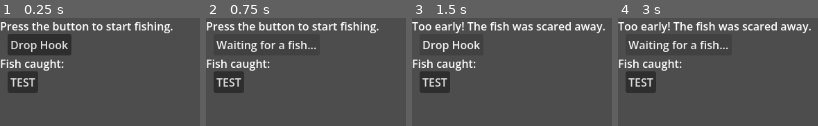
Above: before the commit, frames 1-4 (left to right).
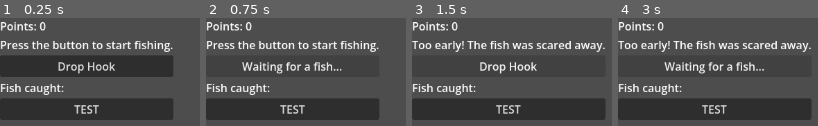
Above: after the commit, the same moments.

Repository: fehudma/godot_projects
Game: Godot game, scene res://Scenes/Main.tscn
Same seed, same stepped clock (60 frames per second), same inputs: the game is played once before the commit and once after it.
Inputs:
- Up to frame 1 (0.25 s): no input
- Up to frame 2 (0.75 s): click "Drop Hook" at 0.5 s
- Up to frame 3 (1.5 s): click "Waiting for a fish..." at 1.25 s
- Up to frame 4 (3 s): click "TEST" at 2 s; click "Drop Hook" at 2.75 s

The runs differ from the first frame. In frame 1, 46% of the frame differs, in the area x 0-87%, y 3-95%; in frame 2, 30%; in frame 3, 32%; in frame 4, 33%.
Error before the commit: Invalid access to property or key 'name' on a base object of type 'Dictionary'. (res://Scenes/main.gd:117)
Error after the commit: Invalid access to property or key 'name' on a base object of type 'Dictionary'. (res://Scenes/main.gd:127)

Commit message:
added a vboxcontainer node for the labels and buttons

Diff:
--- a/Scenes/Main.tscn
+++ b/Scenes/Main.tscn
@@ -9,26 +9,30 @@
 offset_bottom = 40.0
 script = ExtResource("1_r150o")
 
-[node name="StatusLabel" type="Label" parent="." unique_id=8678457]
+[node name="VBoxContainer" type="VBoxContainer" parent="." unique_id=82801274]
 layout_mode = 0
 offset_right = 40.0
-offset_bottom = 23.0
+offset_bottom = 40.0
+
+[node name="PointsLabel" type="Label" parent="VBoxContainer" unique_id=1328436338]
+layout_mode = 2
+text = "Points: 0"
+
+[node name="StatusLabel" type="Label" parent="VBoxContainer" unique_id=8678457]
+layout_mode = 2
 text = "Press the button to start fishing."
 
-[node name="ActionButton" type="Button" parent="." unique_id=270715807]
-layout_mode = 0
-offset_left = 11.0
-offset_top = 23.0
-offset_right = 103.0
-offset_bottom = 54.0
+[node name="ActionButton" type="Button" parent="VBoxContainer" unique_id=270715807]
+layout_mode = 2
 text = "Drop Hook"
 
-[node name="ScoreLabel" type="Label" parent="." unique_id=1125970195]
-layout_mode = 0
-offset_top = 54.0
-offset_right = 97.0
-offset_bottom = 77.0
+[node name="ScoreLabel" type="Label" parent="VBoxContainer" unique_id=1125970195]
+layout_mode = 2
 text = "Fish caught: "
+
+[node name="TestButton" type="Button" parent="VBoxContainer" unique_id=938500006]
+layout_mode = 2
+text = "TEST"
 
 [node name="BiteTimer" type="Timer" parent="." unique_id=879209207]
 one_shot = true
@@ -36,15 +40,7 @@
 [node name="CatchTimer" type="Timer" parent="." unique_id=426701782]
 one_shot = true
 
-[node name="TestButton" type="Button" parent="." unique_id=938500006]
-layout_mode = 0
-offset_left = 11.0
-offset_top = 77.0
-offset_right = 19.0
-offset_bottom = 85.0
-text = "TEST"
-
-[connection signal="pressed" from="ActionButton" to="." method="_on_action_button_pressed"]
+[connection signal="pressed" from="VBoxContainer/ActionButton" to="." method="_on_action_button_pressed"]
+[connection signal="pressed" from="VBoxContainer/TestButton" to="." method="_on_test_button_pressed"]
 [connection signal="timeout" from="BiteTimer" to="." method="_on_bite_timer_timeout"]
 [connection signal="timeout" from="CatchTimer" to="." method="_on_catch_timer_timeout"]
-[connection signal="pressed" from="TestButton" to="." method="_on_test_button_pressed"]
--- a/Scenes/main.gd
+++ b/Scenes/main.gd
@@ -1,11 +1,15 @@
 extends Control
 
-@onready var status_label: Label = $StatusLabel
-@onready var action_button: Button = $ActionButton
-@onready var score_label: Label = $ScoreLabel
+@onready var points_label: Label = $VBoxContainer/PointsLabel
+@onready var status_label: Label = $VBoxContainer/StatusLabel
+@onready var action_button: Button = $VBoxContainer/ActionButton
+@onready var score_label: Label = $VBoxContainer/ScoreLabel
+@onready var test_button: Button = $VBoxContainer/TestButton
 @onready var bite_timer: Timer = $BiteTimer
 @onready var catch_timer: Timer = $CatchTimer
-@onready var test_button: Button = $TestButton
+
+
+
 
 const STARTING_SCORE: int = 0
 
@@ -58,6 +62,8 @@
 
 	return {}
 
+var total_points: int = 0
+
 # Called when the node enters the scene tree for the first time.
 func _ready() -> void:
 	randomize()
@@ -68,7 +74,13 @@
 		fishing_state = FishingState.READY
 
 		last_caught_fish = choose_random_fish()
+		total_points = total_points + int(last_caught_fish["points"])
 		print("User caught a " + last_caught_fish["name"])
+		print("===")
+		print(last_caught_fish["name"])
+		print(last_caught_fish["points"])
+		print("===")
+		print("total points: " + str(total_points))
 		status_label.text = "You caught a " + last_caught_fish["name"] + "!"
 		action_button.text = "Drop Hook"
 		return
@@ -83,7 +95,7 @@
 	fishing_state = FishingState.WAITING_FOR_BITE
 	action_button.text = "Waiting for a fish..."
 
-	var wait_time := randf_range(2.0, 6.0)
+	var wait_time := randf_range(0.0, 2.0)
 	bite_timer.start(wait_time)
 
 
@@ -111,8 +123,6 @@
 
 
 func _on_test_button_pressed() -> void:
-	choose_random_fish()
-	print(choose_random_fish())
 	print("+++")
 	print(last_caught_fish["name"])
 	print(last_caught_fish["points"])
